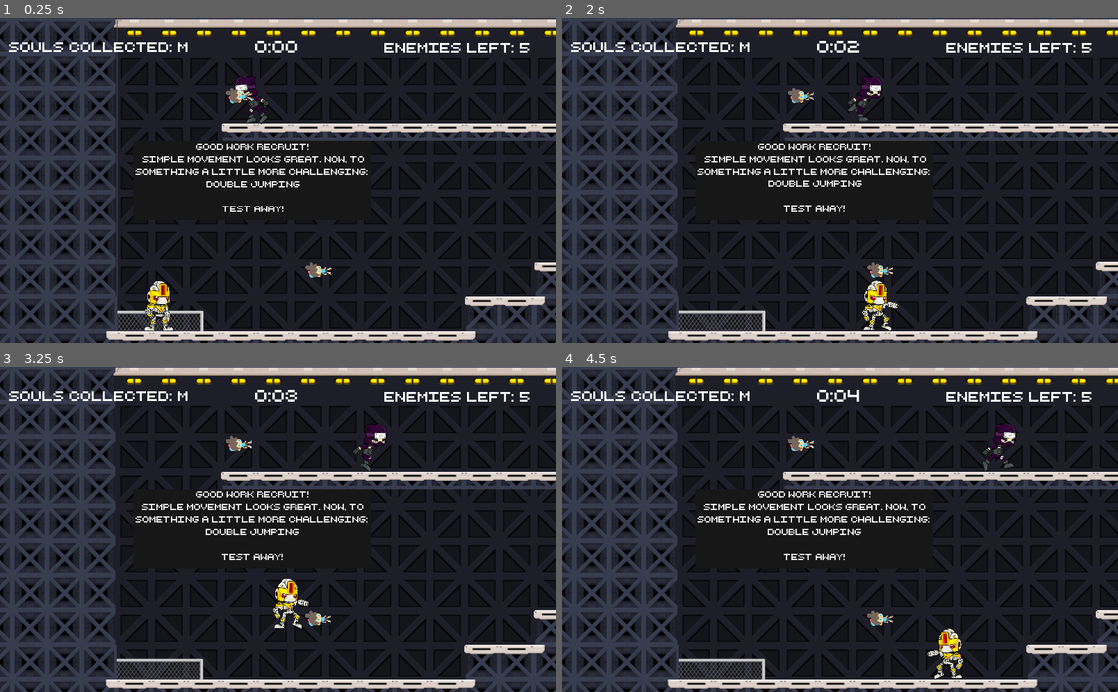
Above: before the commit, frames 1-4 (two rows, left to right).
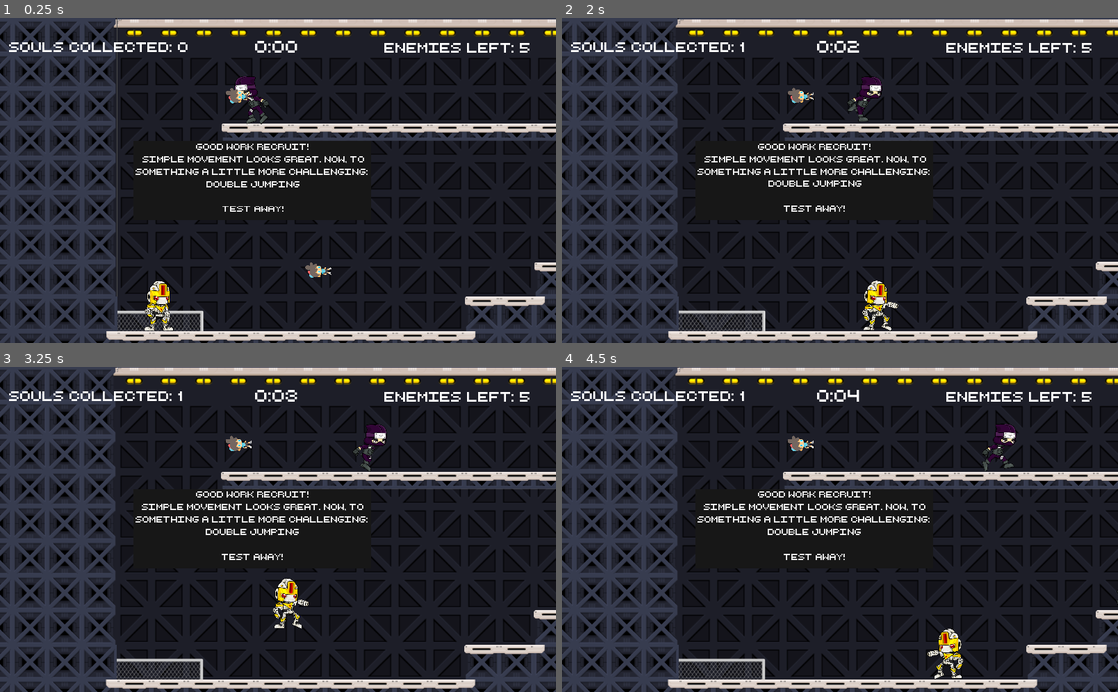
Above: after the commit, the same moments.

Repository: bsu-cs315/FP-LABS
Game: Godot game, scene res://src/Level-3.tscn
Same seed, same stepped clock (60 frames per second), same inputs: the game is played once before the commit and once after it. This scene is started directly instead of the project's main scene.
Inputs:
- Up to frame 1 (0.25 s): no input
- Up to frame 2 (2 s): hold Right (move_right) from 0.53 s (still down); tap Space (melee) at 0.6, 1.35 s; tap Up (jump) at 0.77, 1.52 s
- Up to frame 3 (3.25 s): release Right (move_right) at 2.03 s; hold Left (move_left) 2.03-2.78 s; tap Space (melee) at 2.1, 2.85 s; hold Right (move_right) from 2.78 s (still down); tap Up (jump) at 3.02 s
- Up to frame 4 (4.5 s): tap Space (melee) at 3.6, 4.35 s; tap Up (jump) at 3.77 s; release Right (move_right) at 4.28 s; hold Left (move_left) from 4.28 s (still down)

The runs differ from the first frame. In frame 1, less than 0.1% of the frame differs, in the area x 32-34%, y 7-11%; in frame 2, 0.2%; in frame 3, 0.2%, in the area x 32-60%, y 7-80%; in frame 4, 0.2%.

Commit message:
Add to soul count when soul collected
display current number of souls collected

Diff:
--- a/project/src/Level-3.gd
+++ b/project/src/Level-3.gd
@@ -11,6 +11,9 @@
 
 var enemy_count := 0
 onready var enemy_count_label := $InfoHUDLayer/EnemyCountLabel
+
+var soul_count := 0
+onready var soul_count_label := $InfoHUDLayer/CollectCountLabel
 
 onready var parallax_background := $ParallaxBackground
 onready var level_cam := $LevelCam
@@ -45,6 +48,7 @@
 		time_label.text = str(minutes) + ":" + str(seconds)
 
 	enemy_count_label.text = "Enemies left: " + str(enemy_count)
+	soul_count_label.text = "Souls collected: " + str(soul_count)
 
 	if enemy_count <= 0:
 		win_player()
@@ -101,7 +105,8 @@
 
 func _on_Player_player_area_hit(area):
 	if area.is_in_group("collectibles"):
-		print("Soul hit")
+		remove_child(area)
+		soul_count += 1
 
 
 func _on_Player_enemy_hit(body):
